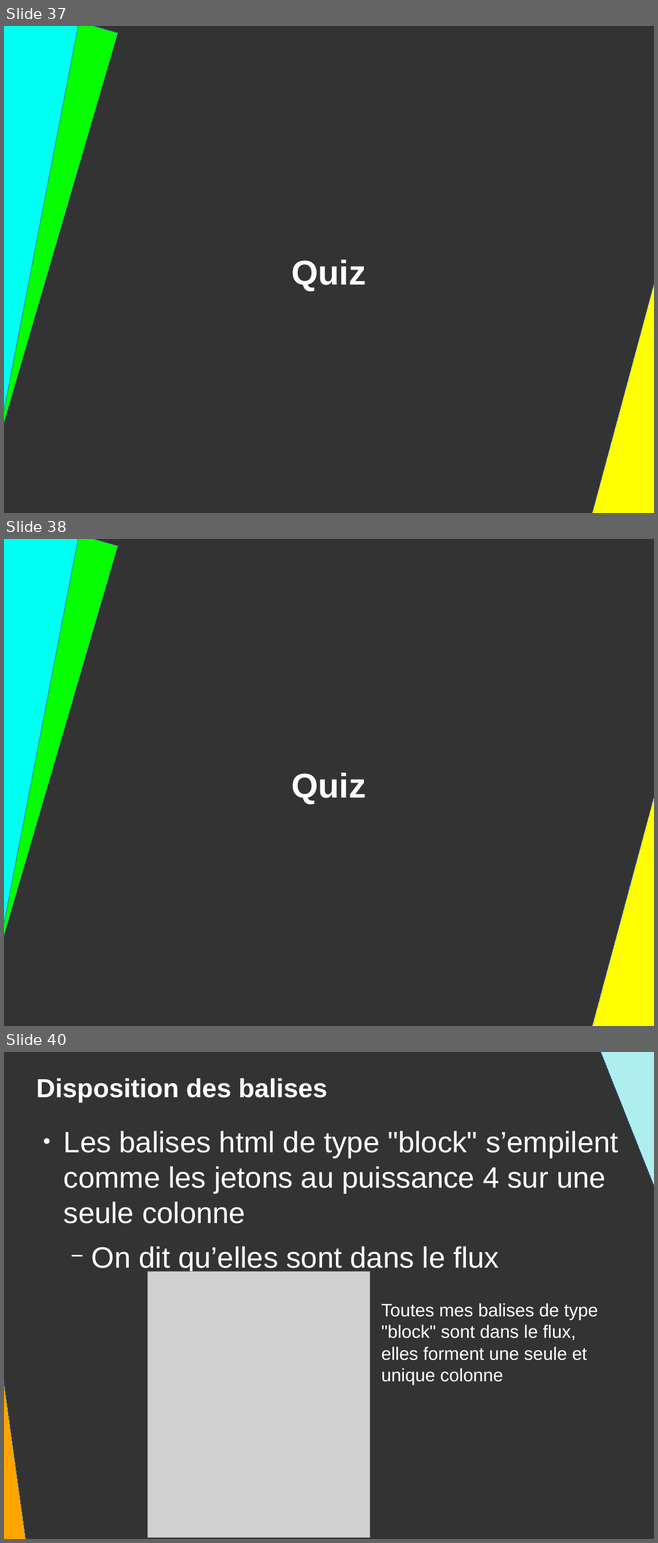
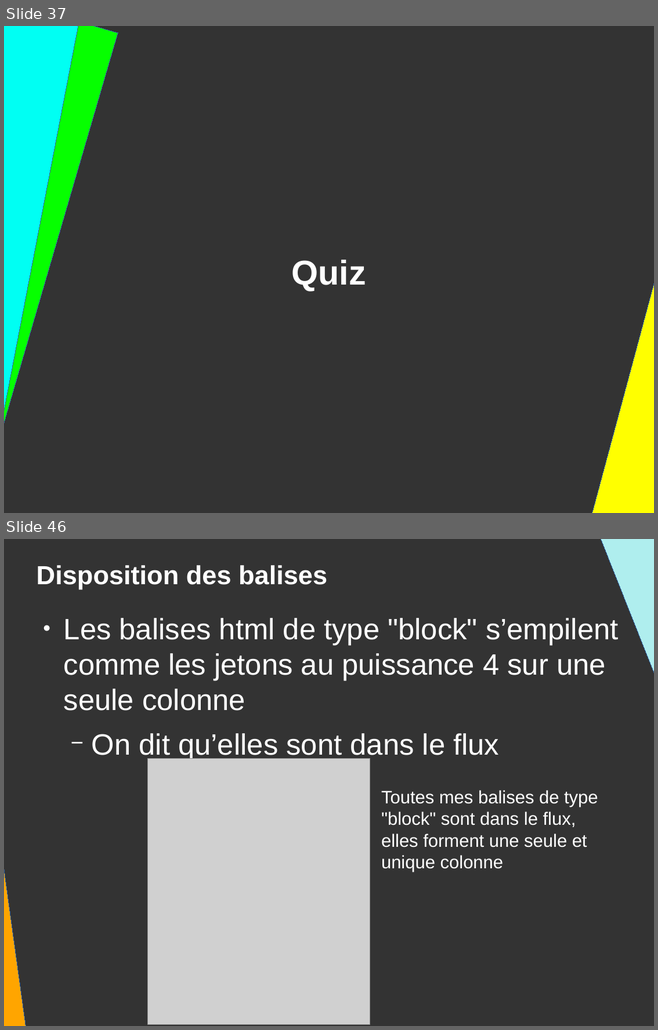
Before and after one commit to DanYellow/presentations, a slide deck: mmi/html/travaux-pratiques/numero-2/presentation.odp. Shown one above the other, each under a label of ours: slides 37, 38 and 40 before the commit, slides 37 and 46 after it; the slides between them are not shown. The pictures are 658x1543 and 658x1030 pixels, drawn with LibreOffice and Linux fonts; fonts in the diff are those of the drawing; grey boxes stand for pictures. Boxes give left, top, right and bottom in pixels: in the first picture for what was removed or moved away, otherwise in the second. Text is boxed around its words. In the diff, an @@ line names an element or a change of style, - is before the commit and + after.

```diff
--- a/mmi/html/travaux-pratiques/numero-2/presentation.odp
+++ b/mmi/html/travaux-pratiques/numero-2/presentation.odp
@@ slide 38 removed at [4,539,654,1026], background #333333 @@
@@ rectangle removed at [4,539,118,941] @@
@@ rectangle removed at [4,539,81,940] @@
@@ right triangle removed at [586,711,654,1026] @@
@@ title removed at [292,773,366,804] @@
-Quiz
@@ what was slide 40 is now slide 46 @@
```
Also in this commit, not shown: 3 slides changed, 7 slides added.
